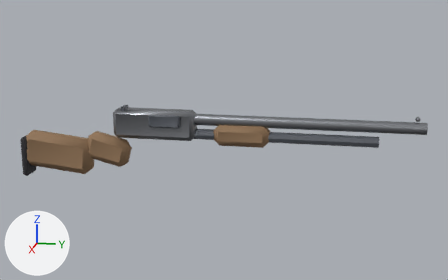
An edit to the glTF model public/assets/models/shotgun.glb, drawn before and after from the same camera.
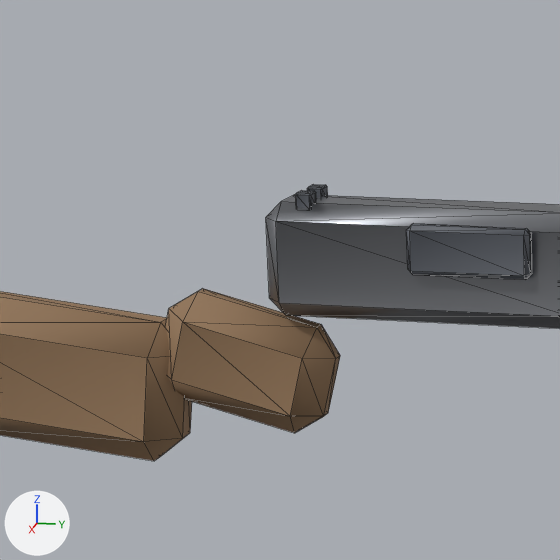
The first picture shows the older version from a 50 mm lens placed at (1.388, 0.475, 0.346), pointed at (-0.008, 0.196, -0.004). The close-ups show the older and then the newer version on the part from 10% to 42% of the width and 21% to 71% of the height of that picture. Only the edits that show in the close-ups are written down. Every picture has the same lights, and +X, +Y and +Z are marked at lower left. The close-ups show mesh edges as thin lines. Where no turn or scale is listed for an object, it has been applied to the vertices. Vertices at exactly the same position are counted once.

Objects in the first close-up: 'body'.
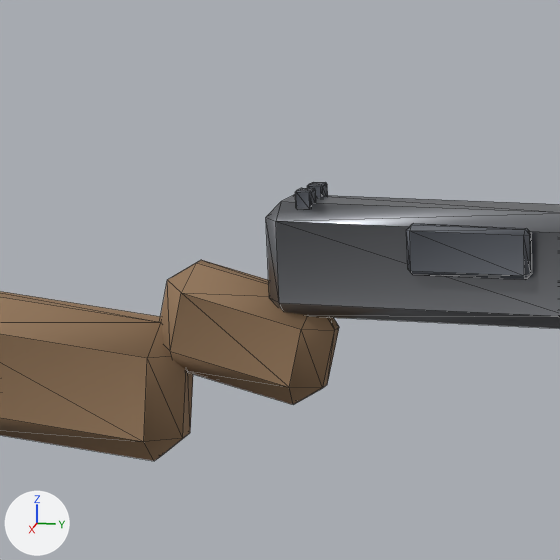
What the commit changed:
me_cylinder is used by ob_body; location (0.0, 0.34, 0.045).
Verts and faces of me_cylinder; kept vertices keep their numbers, new ones are numbered from 256.
Before the commit, vertices of me_cylinder: 139 (-0.014, -0.39, 0.025) at pixel (311, 186), 140 (-0.014, -0.389, 0.026) at pixel (313, 184), 141 (-0.015, -0.389, 0.025) at pixel (313, 185), 145 (-0.014, -0.381, 0.026) at pixel (325, 184), 146 (-0.014, -0.38, 0.025) at pixel (327, 186).
Before the commit, vertices of me_cylinder: 147 (-0.015, -0.381, 0.025) at pixel (326, 186), 151 (-0.006, -0.389, 0.026) at pixel (308, 186), 152 (-0.006, -0.39, 0.025) at pixel (307, 188), 153 (-0.005, -0.389, 0.025) at pixel (308, 188), 157 (-0.006, -0.381, 0.026) at pixel (321, 187).
Before the commit, vertices of me_cylinder: 158 (-0.005, -0.381, 0.025) at pixel (320, 189), 159 (-0.006, -0.38, 0.025) at pixel (322, 189), 163 (0.006, -0.39, 0.025) at pixel (300, 192), 164 (0.006, -0.389, 0.026) at pixel (301, 190), 165 (0.005, -0.389, 0.025) at pixel (302, 191).
Before the commit, vertices of me_cylinder: 169 (0.006, -0.381, 0.026) at pixel (314, 190), 170 (0.006, -0.38, 0.025) at pixel (316, 192), 171 (0.005, -0.381, 0.025) at pixel (315, 192), 175 (0.014, -0.389, 0.026) at pixel (296, 192), 176 (0.014, -0.39, 0.025) at pixel (295, 194).
Before the commit, vertices of me_cylinder: 177 (0.015, -0.389, 0.025) at pixel (296, 194), 181 (0.014, -0.381, 0.026) at pixel (309, 193), 182 (0.015, -0.381, 0.025) at pixel (309, 195), 183 (0.014, -0.38, 0.025) at pixel (311, 195).
me_cylinder had 256 vertices, 444 faces and spanned x -0.025..0.029, y -0.653..0.31, z -0.159..0.026.
me_cylinder now has 280 vertices, 488 faces and spans x -0.025..0.029, y -0.653..0.31, z -0.159..0.028.
me_cylinder part 1: the loose piece of 24 vertices spanning x -0.02..0.02, y -0.488..-0.372, z -0.126..-0.04 is moved by (0.0, 0.0, 0.018).
Part 2, on me_cylinder:
Vertices 139, 140, 141, 145, 146, 147, 151, 152, 153, 157, 158, 159, 163, 164, 165, 169, 170, 171, 175, 176, 177, 181, 182, 183 move by (0.0, 0.0, 0.001).
Other edits to the shape of me_cylinder do not show in these pictures.

Location of each change, [x1, y1, x2, y2] in pixels of the close-ups (560 x 560 px; the box of a moved part takes in the faces that stretch with it):
'body', reshaped
    before: [0, 184, 560, 461]
    after: [0, 182, 560, 461]
part 1 of me_cylinder, moved or reshaped
    before: [166, 289, 340, 433]
    after: [160, 260, 339, 405]
part 2 of me_cylinder, moved or reshaped
    before: [295, 184, 328, 209]
    after: [295, 182, 328, 209]
